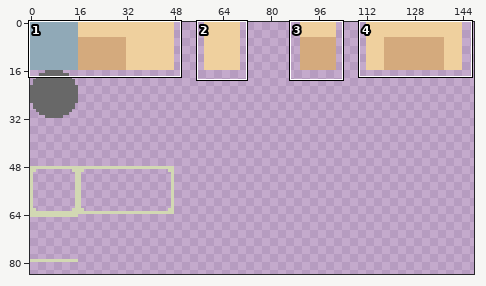
A sprite sheet gets an edit: android/assets/TextureSheet.png. Above: a wide view before the commit, with the close-up outlined.
Close-up. Before:
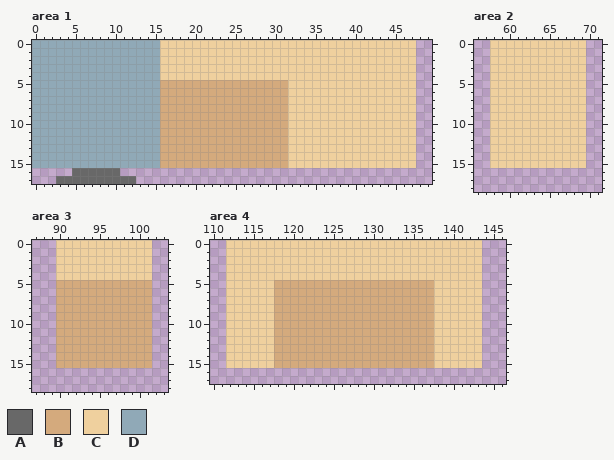
The file is 160x160 pixels. Shown: area 1: x 0..49, y 0..17; area 2: x 56..71, y 0..18; area 3: x 87..103, y 0..18; area 4: x 110..146, y 0..17. The wide view leaves out empty margins. The commit also changed other parts of the picture, which this record leaves out.
Palette (. is transparent): A #686868  B #d4aa7d  C #efd09e  D #90a9b7
Once edited:
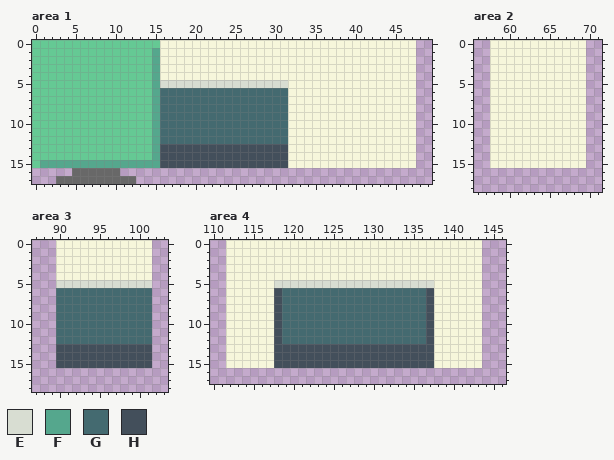
Colours new in this view: E #d8ddd2  F #55a78d  G #446a70  H #434f5b
The edit:
@@ palette @@
-C #efd09e
+C #f6f6db
-D #90a9b7
+D #65c994
--- area 1
@@ x 0..33 @@
  0 DDDDDDDDDDDDDDDDCCCCCCCCCCCCCCCCCC
- 1 DDDDDDDDDDDDDDDDCCCCCCCCCCCCCCCCCC
- 2 DDDDDDDDDDDDDDDDCCCCCCCCCCCCCCCCCC
- 3 DDDDDDDDDDDDDDDDCCCCCCCCCCCCCCCCCC
- 4 DDDDDDDDDDDDDDDDCCCCCCCCCCCCCCCCCC
- 5 DDDDDDDDDDDDDDDDBBBBBBBBBBBBBBBBCC
- 6 DDDDDDDDDDDDDDDDBBBBBBBBBBBBBBBBCC
- 7 DDDDDDDDDDDDDDDDBBBBBBBBBBBBBBBBCC
- 8 DDDDDDDDDDDDDDDDBBBBBBBBBBBBBBBBCC
- 9 DDDDDDDDDDDDDDDDBBBBBBBBBBBBBBBBCC
-10 DDDDDDDDDDDDDDDDBBBBBBBBBBBBBBBBCC
-11 DDDDDDDDDDDDDDDDBBBBBBBBBBBBBBBBCC
-12 DDDDDDDDDDDDDDDDBBBBBBBBBBBBBBBBCC
-13 DDDDDDDDDDDDDDDDBBBBBBBBBBBBBBBBCC
-14 DDDDDDDDDDDDDDDDBBBBBBBBBBBBBBBBCC
-15 DDDDDDDDDDDDDDDDBBBBBBBBBBBBBBBBCC
+ 1 DDDDDDDDDDDDDDDFCCCCCCCCCCCCCCCCCC
+ 2 DDDDDDDDDDDDDDDFCCCCCCCCCCCCCCCCCC
+ 3 DDDDDDDDDDDDDDDFCCCCCCCCCCCCCCCCCC
+ 4 DDDDDDDDDDDDDDDFCCCCCCCCCCCCCCCCCC
+ 5 DDDDDDDDDDDDDDDFEEEEEEEEEEEEEEEECC
+ 6 DDDDDDDDDDDDDDDFGGGGGGGGGGGGGGGGCC
+ 7 DDDDDDDDDDDDDDDFGGGGGGGGGGGGGGGGCC
+ 8 DDDDDDDDDDDDDDDFGGGGGGGGGGGGGGGGCC
+ 9 DDDDDDDDDDDDDDDFGGGGGGGGGGGGGGGGCC
+10 DDDDDDDDDDDDDDDFGGGGGGGGGGGGGGGGCC
+11 DDDDDDDDDDDDDDDFGGGGGGGGGGGGGGGGCC
+12 DDDDDDDDDDDDDDDFGGGGGGGGGGGGGGGGCC
+13 DDDDDDDDDDDDDDDFHHHHHHHHHHHHHHHHCC
+14 DDDDDDDDDDDDDDDFHHHHHHHHHHHHHHHHCC
+15 DFFFFFFFFFFFFFFFHHHHHHHHHHHHHHHHCC
 16 .....AAAAAA.......................
--- area 3
@@ x 87..103 @@
  4 ...CCCCCCCCCCCC..
- 5 ...BBBBBBBBBBBB..
- 6 ...BBBBBBBBBBBB..
- 7 ...BBBBBBBBBBBB..
- 8 ...BBBBBBBBBBBB..
- 9 ...BBBBBBBBBBBB..
-10 ...BBBBBBBBBBBB..
-11 ...BBBBBBBBBBBB..
-12 ...BBBBBBBBBBBB..
-13 ...BBBBBBBBBBBB..
-14 ...BBBBBBBBBBBB..
-15 ...BBBBBBBBBBBB..
+ 5 ...EEEEEEEEEEEE..
+ 6 ...GGGGGGGGGGGG..
+ 7 ...GGGGGGGGGGGG..
+ 8 ...GGGGGGGGGGGG..
+ 9 ...GGGGGGGGGGGG..
+10 ...GGGGGGGGGGGG..
+11 ...GGGGGGGGGGGG..
+12 ...GGGGGGGGGGGG..
+13 ...HHHHHHHHHHHH..
+14 ...HHHHHHHHHHHH..
+15 ...HHHHHHHHHHHH..
 16 .................
--- area 4
@@ x 116..139 @@
  4 CCCCCCCCCCCCCCCCCCCCCCCC
- 5 CCBBBBBBBBBBBBBBBBBBBBCC
- 6 CCBBBBBBBBBBBBBBBBBBBBCC
- 7 CCBBBBBBBBBBBBBBBBBBBBCC
- 8 CCBBBBBBBBBBBBBBBBBBBBCC
- 9 CCBBBBBBBBBBBBBBBBBBBBCC
-10 CCBBBBBBBBBBBBBBBBBBBBCC
-11 CCBBBBBBBBBBBBBBBBBBBBCC
-12 CCBBBBBBBBBBBBBBBBBBBBCC
-13 CCBBBBBBBBBBBBBBBBBBBBCC
-14 CCBBBBBBBBBBBBBBBBBBBBCC
-15 CCBBBBBBBBBBBBBBBBBBBBCC
+ 5 CCEEEEEEEEEEEEEEEEEEEECC
+ 6 CCHGGGGGGGGGGGGGGGGGGHCC
+ 7 CCHGGGGGGGGGGGGGGGGGGHCC
+ 8 CCHGGGGGGGGGGGGGGGGGGHCC
+ 9 CCHGGGGGGGGGGGGGGGGGGHCC
+10 CCHGGGGGGGGGGGGGGGGGGHCC
+11 CCHGGGGGGGGGGGGGGGGGGHCC
+12 CCHGGGGGGGGGGGGGGGGGGHCC
+13 CCHHHHHHHHHHHHHHHHHHHHCC
+14 CCHHHHHHHHHHHHHHHHHHHHCC
+15 CCHHHHHHHHHHHHHHHHHHHHCC
 16 ........................
